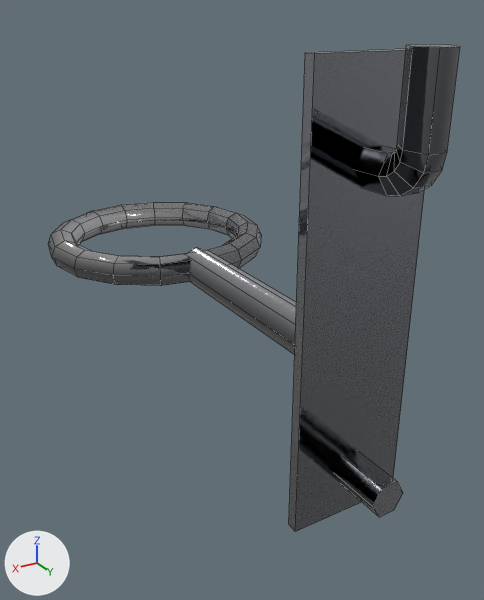
An edit to the OBJ model models/werkzeugwand/einzelteile/haken_ring.obj, drawn before and after from the same camera.
Both versions are drawn from a 50 mm lens placed at (0.0474, 0.0526, 0.0125), pointed at (-0.0012, -0.0285, -0.0281). Arrows for +X, +Y and +Z are at lower left; the lights stay in place. The older version comes first. Mesh edges are drawn as thin lines. Where no turn or scale is listed for an object, it has been applied to the vertices.

The older version as bpy lines, for what is in view:
```python
me_vorlage_haken_ring = bpy.data.meshes.new('Vorlage_Haken_ring')
me_vorlage_haken_ring.from_pydata(...)  # 206 vertices, 190 faces; spans x -0.0195..0.0195, y -0.0765..0.0086, z -0.047..0.0097
me_vorlage_haken_ring.materials.append(mat_lochwand_haken)
ob_vorlage_haken_ring = bpy.data.objects.new('Vorlage_Haken_ring', me_vorlage_haken_ring)
ob_vorlage_haken_ring.location = (0.0, 0.0, 0.0)
```
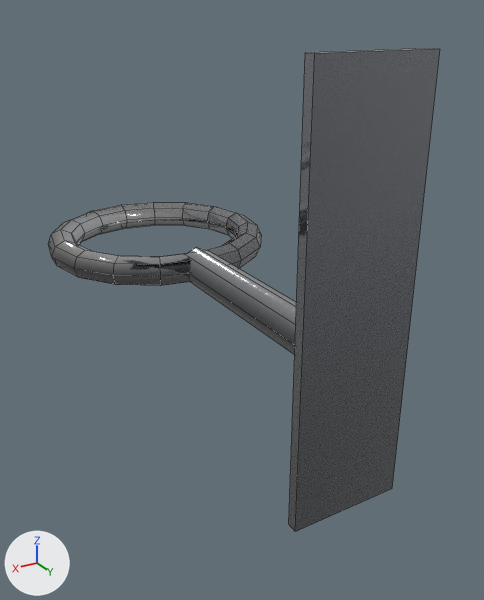
Boxes (x1, y1, x2, y2) around the edits, measured in the pictures (484 x 600 px):
'Vorlage_Haken_ring', reshaped: before (48, 45, 460, 532); after (48, 48, 440, 532)
part 1 of me_vorlage_haken_ring, deleted: before (354, 45, 460, 196)
part 2 of me_vorlage_haken_ring, deleted: before (334, 450, 403, 517)

The edits, one by one:
me_vorlage_haken_ring is used by ob_vorlage_haken_ring; location (0.0, 0.0, 0.0).
me_vorlage_haken_ring had 206 vertices, 190 faces and spanned x -0.0195..0.0195, y -0.0765..0.0086, z -0.047..0.0097.
me_vorlage_haken_ring now has 152 vertices, 144 faces and spans x -0.0195..0.0195, y -0.0765..-0.0002, z -0.047..0.009.
me_vorlage_haken_ring part 1: the loose piece of 42 vertices spanning x -0.0024..0.0024, y -0.0008..0.0086, z -0.0044..0.0097 is deleted.
me_vorlage_haken_ring part 2: the loose piece of 12 vertices spanning x -0.0024..0.0024, y -0.0008..0.007, z -0.0424..-0.0382 is deleted.
